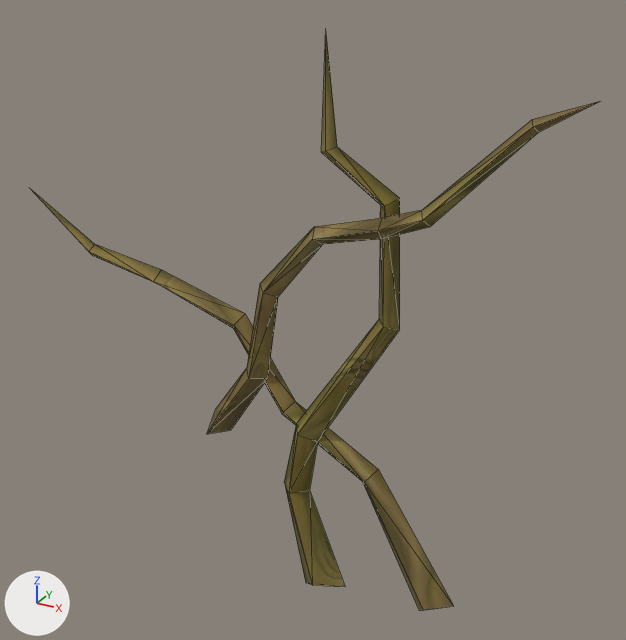
The OBJ model sceneobjs/huodong_fuben_249/huodong_fuben_249_shugen_01a.obj, before and after one commit.
Camera for both pictures: a 50 mm camera at (155.0, -245.0, 133.0) aimed at (15.0, 11.0, 5.0). The lights are fixed; the arrows at lower left show +X, +Y and +Z. Mesh edges are drawn as thin lines. Where no turn or scale is listed for an object, it has been applied to the vertices.

Objects in the first picture: 'huodong_fuben_249_shugen_01a'.
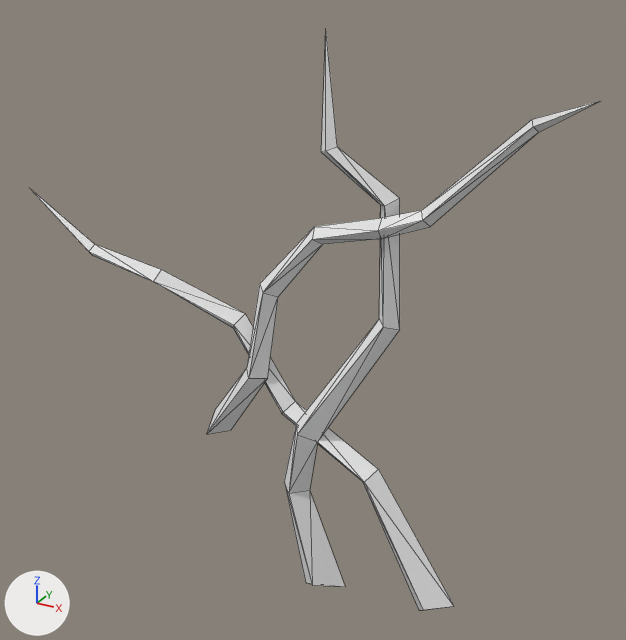
What the commit changed:
Material 'material_1' (mat_material_1_1) is new.
Its base color is (0.8, 0.8, 0.8) (white #e7e7e7).
Its roughness is 1.0.
me_huodong_fuben_249_shugen_01a has 60 vertices, 72 faces and spans x -110.0..110.0, y -9.0..9.0, z -108.0..108.0.
me_huodong_fuben_249_shugen_01a no longer uses material mat_material_1 (picture img_huodong_fuben_249_tengman_02_png).
me_huodong_fuben_249_shugen_01a now uses material mat_material_1_1 (white #e7e7e7).

Pixel boxes [x1, y1, x2, y2] of what changed, in the pictures (626 x 640 px):
'huodong_fuben_249_shugen_01a', recoloured (brown to grey)
    both: [34, 34, 600, 610]
